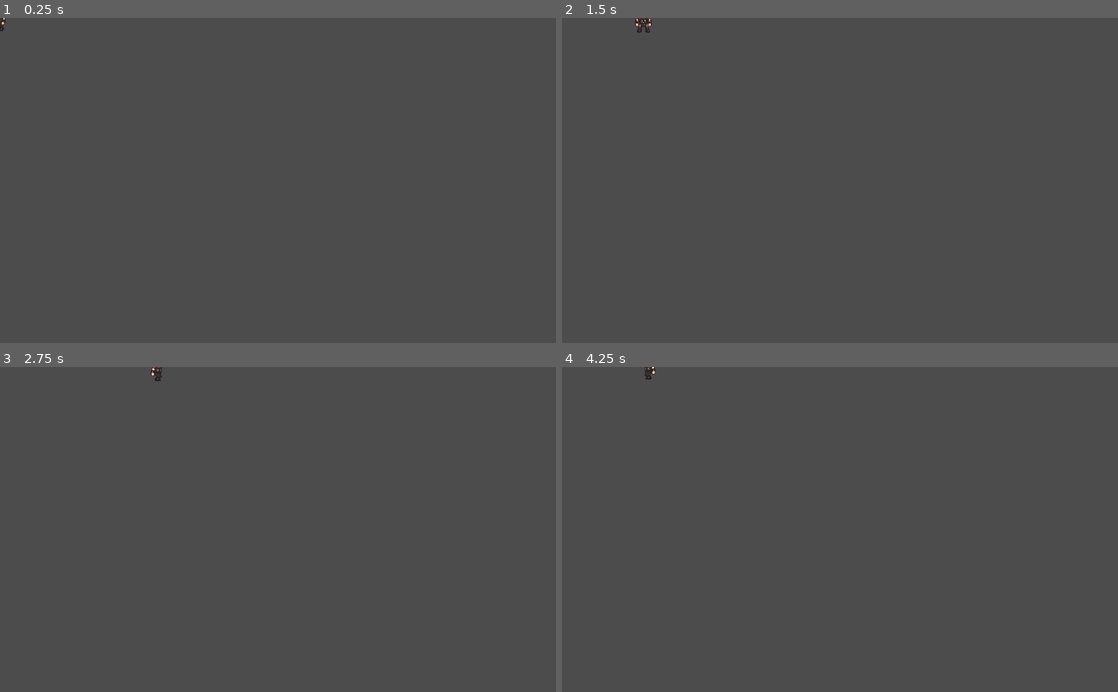
Above: before the commit, frames 1-4 (two rows, left to right).
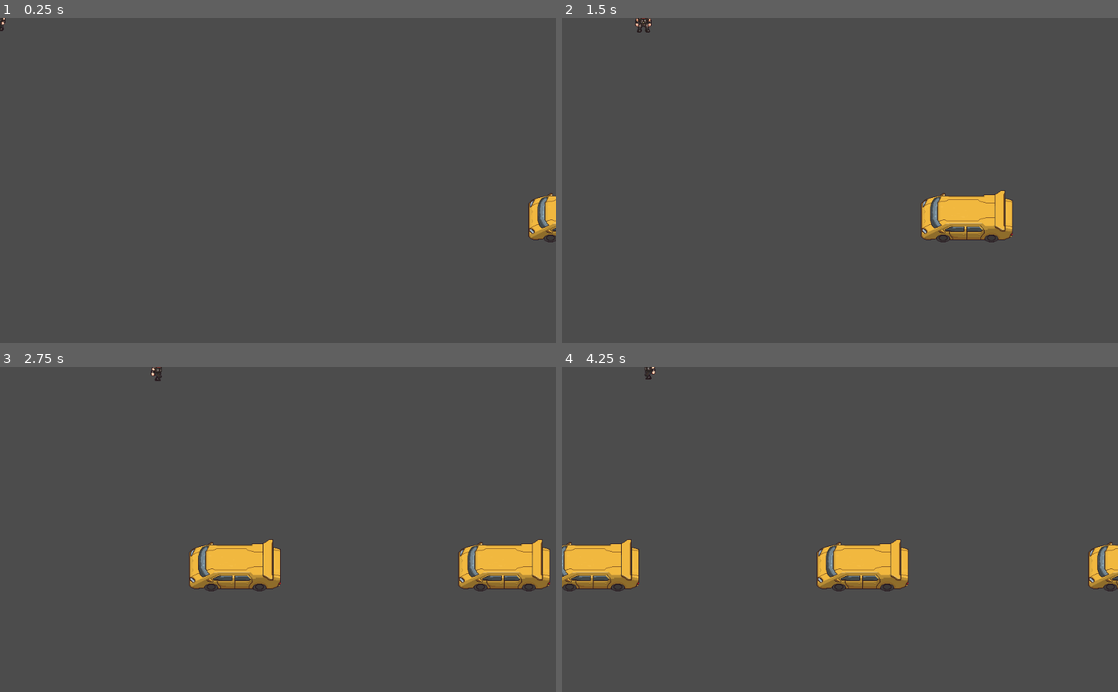
Above: after the commit, the same moments.

Repository: LesediSekakatlela/GoDot_project
Game: Godot game, scene res://Level/Level.tscn
The game is run twice, just before and just after one commit, with the same random seed, the same clock (stepped at 60 frames per second) and the same inputs. Before the commit the project starts from res://Player/Player.tscn.
Inputs:
- Up to frame 1 (0.25 s): no input
- Up to frame 2 (1.5 s): hold Right (ui_right) 0.53-1.28 s; hold Down (ui_down) from 1.28 s (still down)
- Up to frame 3 (2.75 s): release Down (ui_down) at 2.03 s; hold Right (ui_right) from 2.03 s (still down)
- Up to frame 4 (4.25 s): release Right (ui_right) at 2.78 s; hold Up (ui_up) 2.78-3.53 s; hold Left (ui_left) from 3.53 s (still down)

The runs differ from the first frame. In frame 1, 0.6% of the frame differs, in the area x 95-100%, y 53-70%; in frame 2, 2.1%; in frame 3, 4.2%; in frame 4, 4.6%, in the area x 0-100%, y 52-70%.

Commit message:
spawning multiple cars

Diff:
--- /dev/null
+++ b/Blade Frogger/Car/Car.gd
@@ -0,0 +1,10 @@
+extends Area2D
+
+var car_speed = 250
+
+func _process(delta):
+	position.x -= car_speed * delta
+
+
+func _on_Car_body_entered(body):
+	get_tree().change_scene("res://GameScreen/GameScreen.tscn")
--- a/Blade Frogger/Car/Car.tscn
+++ b/Blade Frogger/Car/Car.tscn
@@ -1,15 +1,23 @@
-[gd_scene load_steps=3 format=2]
+[gd_scene load_steps=4 format=2]
 
 [ext_resource path="res://Yellow1.png" type="Texture" id=1]
+[ext_resource path="res://Car/Car.gd" type="Script" id=2]
 
 [sub_resource type="RectangleShape2D" id=1]
 extents = Vector2( 86.9032, 50.2296 )
 
-[node name="Car" type="KinematicBody2D"]
+[node name="Car" type="Area2D"]
+position = Vector2( 1120.22, 365.923 )
+script = ExtResource( 2 )
+__meta__ = {
+"_edit_group_": true
+}
 
 [node name="Sprite" type="Sprite" parent="."]
 texture = ExtResource( 1 )
 
 [node name="CollisionShape2D" type="CollisionShape2D" parent="."]
-position = Vector2( 3.17838, 1.05945 )
+position = Vector2( -1.31149, -1.18557 )
 shape = SubResource( 1 )
+
+[connection signal="body_entered" from="." to="." method="_on_Car_body_entered"]
--- /dev/null
+++ b/Blade Frogger/GameScreen/GameScreen.tscn
@@ -0,0 +1,8 @@
+[gd_scene format=2]
+
+[node name="GameScreen" type="Control"]
+anchor_right = 1.0
+anchor_bottom = 1.0
+__meta__ = {
+"_edit_use_anchors_": false
+}
--- /dev/null
+++ b/Blade Frogger/Level/Level.gd
@@ -0,0 +1,7 @@
+extends Node
+
+const CAR = preload("res://Car/Car.tscn")
+
+func _on_Timer_timeout():
+	var car = CAR.instance()
+	add_child(car)
--- /dev/null
+++ b/Blade Frogger/Level/Level.tscn
@@ -0,0 +1,18 @@
+[gd_scene load_steps=4 format=2]
+
+[ext_resource path="res://Player/Player.tscn" type="PackedScene" id=1]
+[ext_resource path="res://Car/Car.tscn" type="PackedScene" id=2]
+[ext_resource path="res://Level/Level.gd" type="Script" id=3]
+
+[node name="Level" type="Node"]
+script = ExtResource( 3 )
+
+[node name="Player" parent="." instance=ExtResource( 1 )]
+
+[node name="Car" parent="." instance=ExtResource( 2 )]
+
+[node name="Timer" type="Timer" parent="."]
+wait_time = 2.0
+autostart = true
+
+[connection signal="timeout" from="Timer" to="." method="_on_Timer_timeout"]
--- a/Blade Frogger/Player/Player.tscn
+++ b/Blade Frogger/Player/Player.tscn
@@ -34,14 +34,14 @@
 
 [sub_resource type="SpriteFrames" id=2]
 animations = [ {
+"frames": [ ExtResource( 1 ), ExtResource( 23 ), ExtResource( 18 ), ExtResource( 15 ), ExtResource( 24 ), ExtResource( 25 ), ExtResource( 26 ), ExtResource( 22 ), ExtResource( 9 ) ],
+"loop": true,
+"name": "walk_down",
+"speed": 5.0
+}, {
 "frames": [ ExtResource( 27 ), ExtResource( 5 ), ExtResource( 28 ), ExtResource( 3 ), ExtResource( 6 ), ExtResource( 17 ), ExtResource( 21 ), ExtResource( 7 ), ExtResource( 14 ) ],
 "loop": true,
 "name": "walk_up",
-"speed": 5.0
-}, {
-"frames": [ ExtResource( 1 ), ExtResource( 23 ), ExtResource( 18 ), ExtResource( 15 ), ExtResource( 24 ), ExtResource( 25 ), ExtResource( 26 ), ExtResource( 22 ), ExtResource( 9 ) ],
-"loop": true,
-"name": "walk_down",
 "speed": 5.0
 }, {
 "frames": [ ExtResource( 4 ), ExtResource( 19 ), ExtResource( 8 ), ExtResource( 16 ), ExtResource( 10 ), ExtResource( 11 ), ExtResource( 20 ), ExtResource( 12 ), ExtResource( 13 ) ],
--- a/Blade Frogger/project.godot
+++ b/Blade Frogger/project.godot
@@ -11,7 +11,7 @@
 [application]
 
 config/name="Blade Frogger"
-run/main_scene="res://Player/Player.tscn"
+run/main_scene="res://Level/Level.tscn"
 config/icon="res://icon.png"
 
 [importer_defaults]
